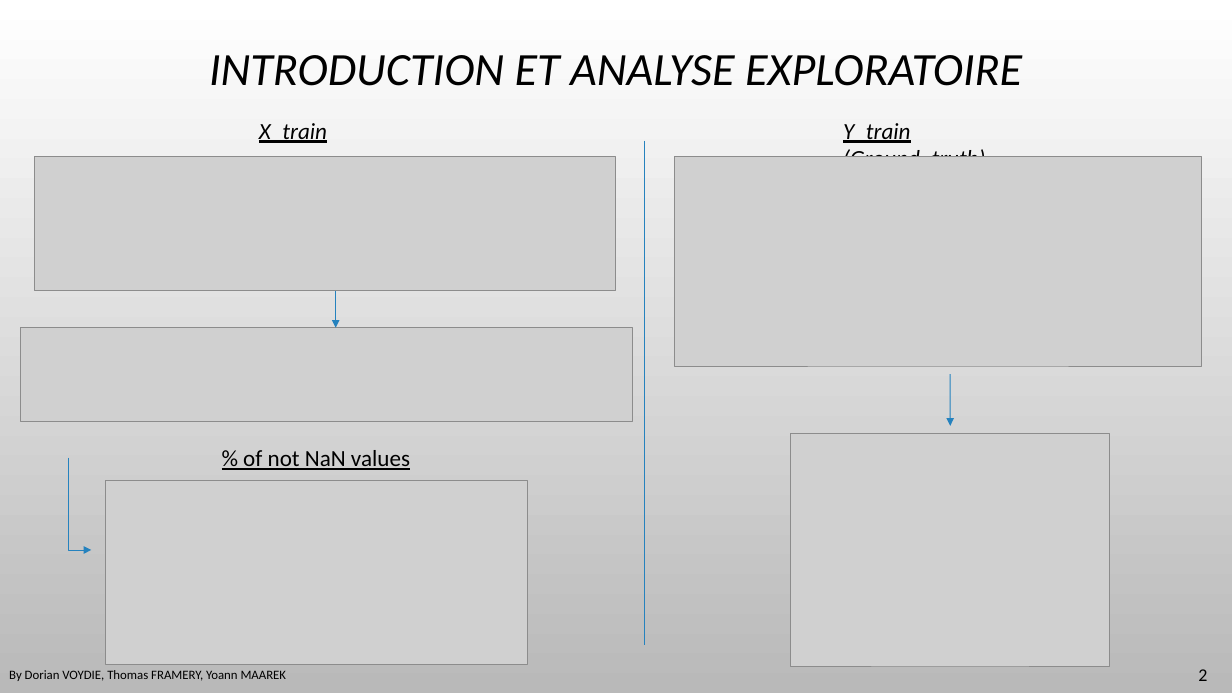
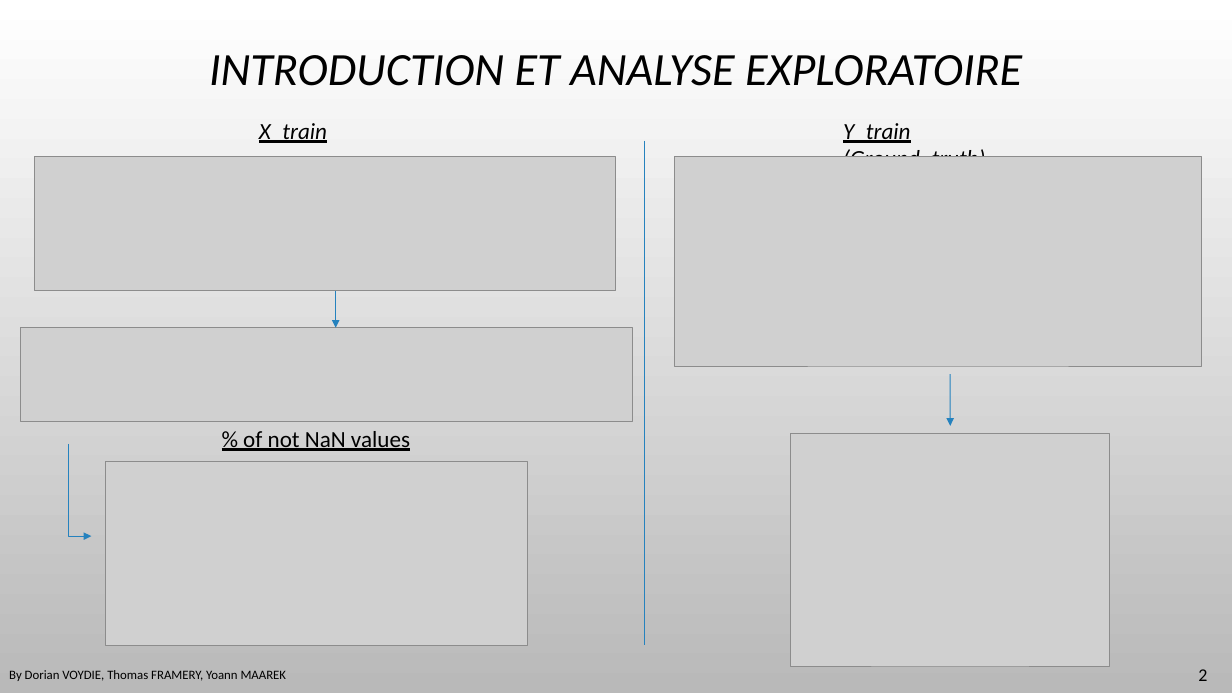
Before and after one commit to DavidBert/DEFI_IA, a slide deck: slide 2 of Presentation.pptx. Drawn at 1232x693 pixels with LibreOffice and Linux fonts; fonts in the diff are those of the drawing; grey boxes stand for pictures; background and template pictures are left out. Boxes give left, top, right and bottom in pixels: in the first picture for what was removed or moved away, otherwise in the second. Text is boxed around its words. In the diff, an @@ line names an element or a change of style, - is before the commit and + after.

```diff
--- a/Presentation.pptx
+++ b/Presentation.pptx
@@ elbow arrow moved from (69, 457) - (91, 550) to (69, 444) - (91, 536) @@
@@ text "% of not NaN values": place and size @@
-text "% of not NaN values" at bbox=[243, 450, 410, 470]
+text "% of not NaN values" at bbox=[243, 431, 410, 451]
@@ picture: place and size @@
-picture at bbox=[105, 481, 528, 665]
+picture at bbox=[105, 461, 528, 645]
```
Also in this commit, not shown: 1 other slide changed, 2 other files.
